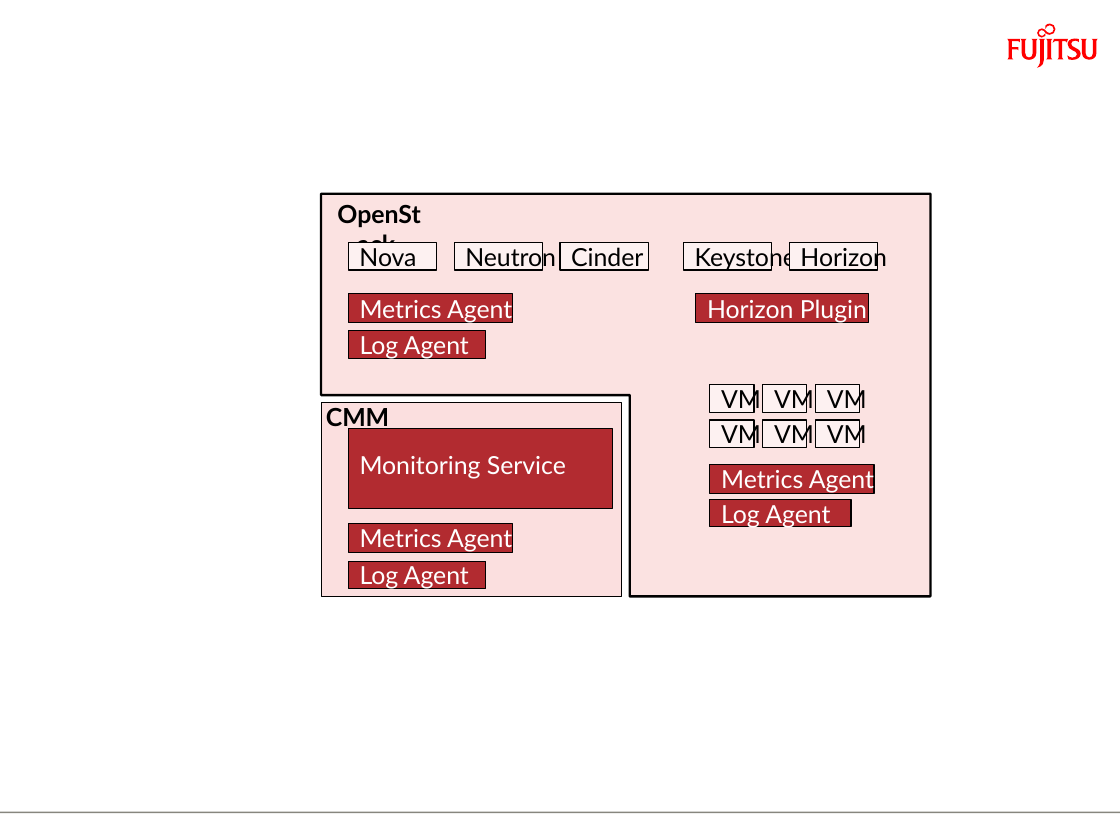
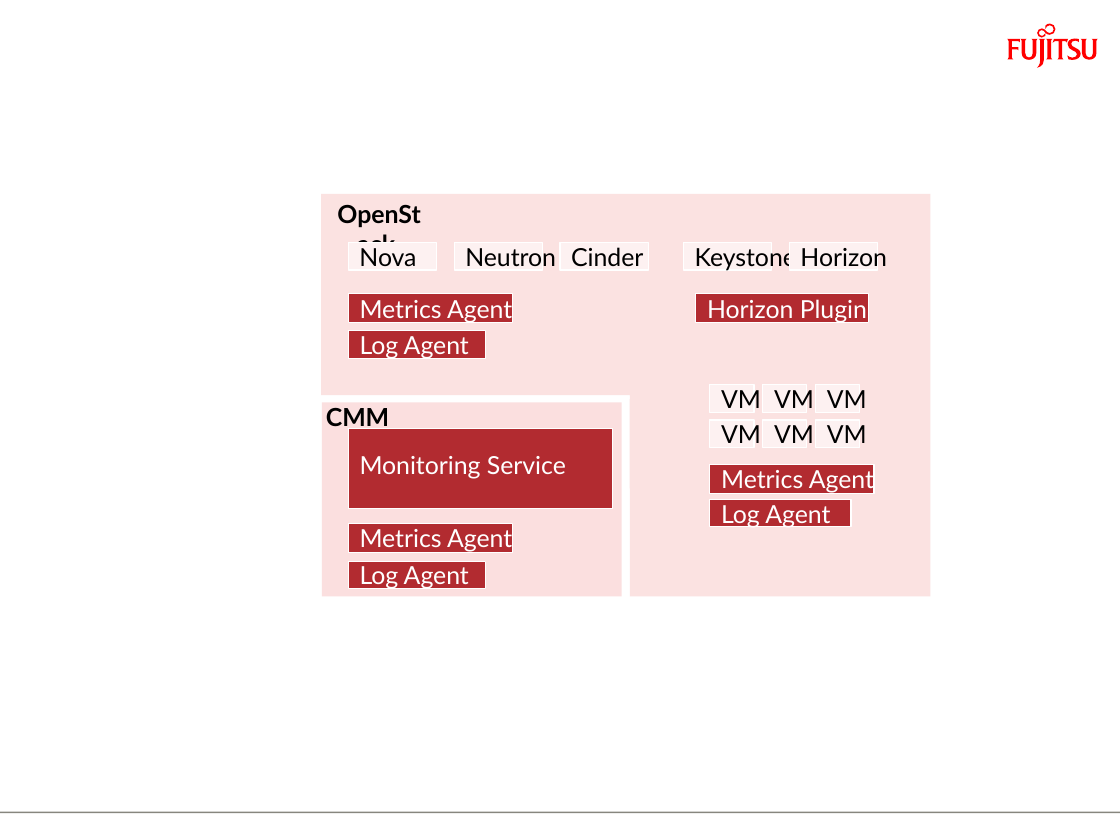
Before and after one commit to FujitsuEnablingSoftwareTechnologyGmbH/cmm-documentation, a slide deck: slide 1 of DocSources/images/overview-br.pptx. Drawn at 1120x840 pixels with LibreOffice and Linux fonts; fonts in the diff are those of the drawing; background and template pictures are left out. Boxes give left, top, right and bottom in pixels: in the first picture for what was removed or moved away, otherwise in the second. Text is boxed around its words. In the diff, an @@ line names an element or a change of style, - is before the commit and + after.

```diff
--- a/DocSources/images/overview-br.pptx
+++ b/DocSources/images/overview-br.pptx
@@ freeform shape at bbox=[321, 194, 931, 596]: outline #000000 1.5 pt to none @@
@@ outline #000000 0.75 pt to #FFFFFF 0.75 pt in 19 elements at bbox=[348, 330, 486, 358], bbox=[683, 243, 772, 271], bbox=[790, 243, 878, 271], bbox=[560, 243, 648, 271], bbox=[455, 243, 543, 271], bbox=[348, 243, 437, 271], bbox=[710, 420, 754, 448], bbox=[710, 500, 851, 528], bbox=[710, 385, 754, 413], bbox=[763, 385, 806, 413], bbox=[763, 420, 806, 448], bbox=[815, 385, 859, 413], bbox=[815, 420, 859, 448], bbox=[348, 561, 486, 589], bbox=[348, 523, 513, 552], bbox=[348, 429, 613, 508], bbox=[348, 293, 513, 323], bbox=[710, 464, 875, 493], bbox=[696, 293, 868, 323] @@
@@ rectangle at bbox=[321, 402, 622, 596]: outline #000000 0.75 pt to none @@
```
Also in this commit, not shown: 2 other slides changed, 12 other files.
